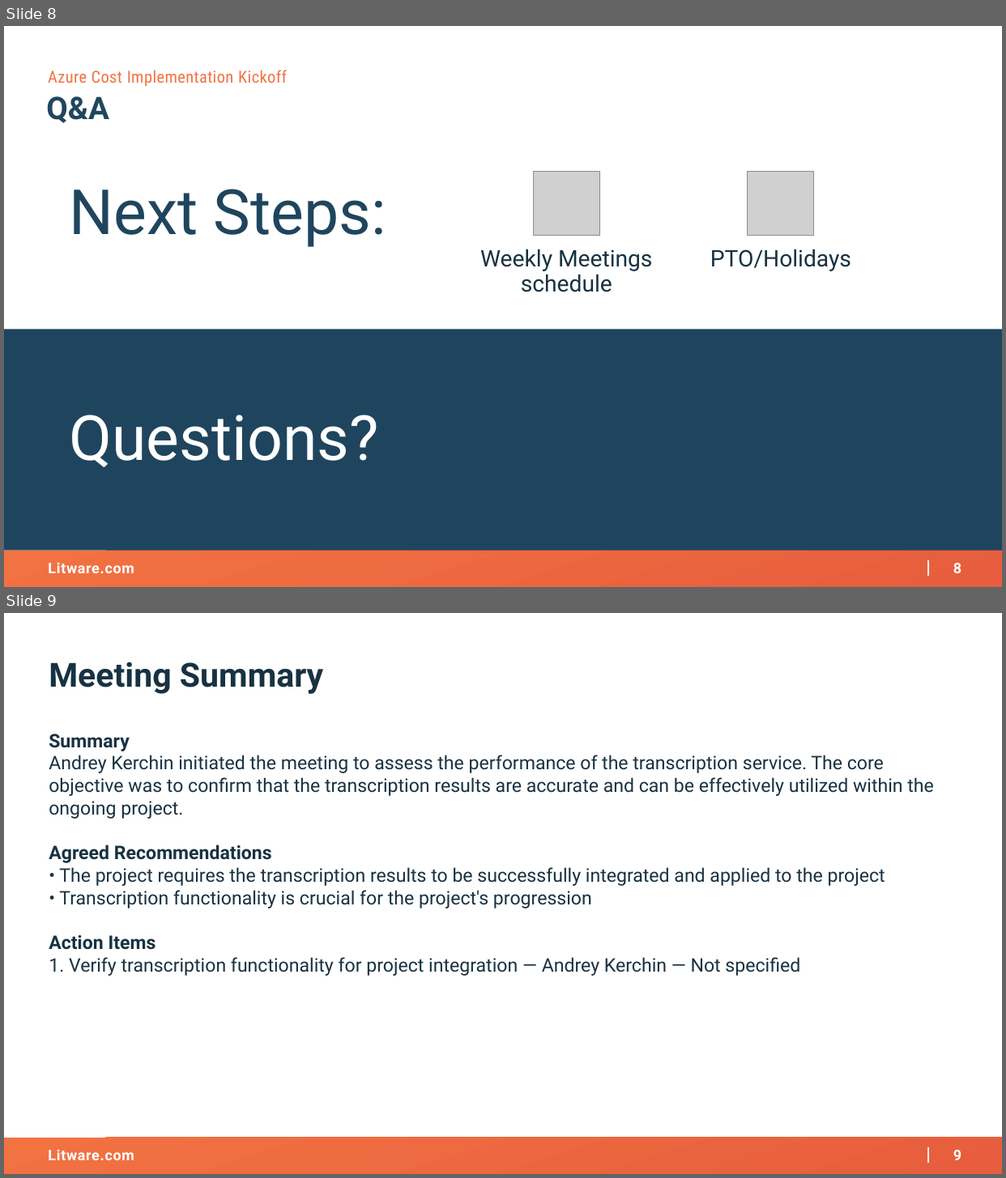
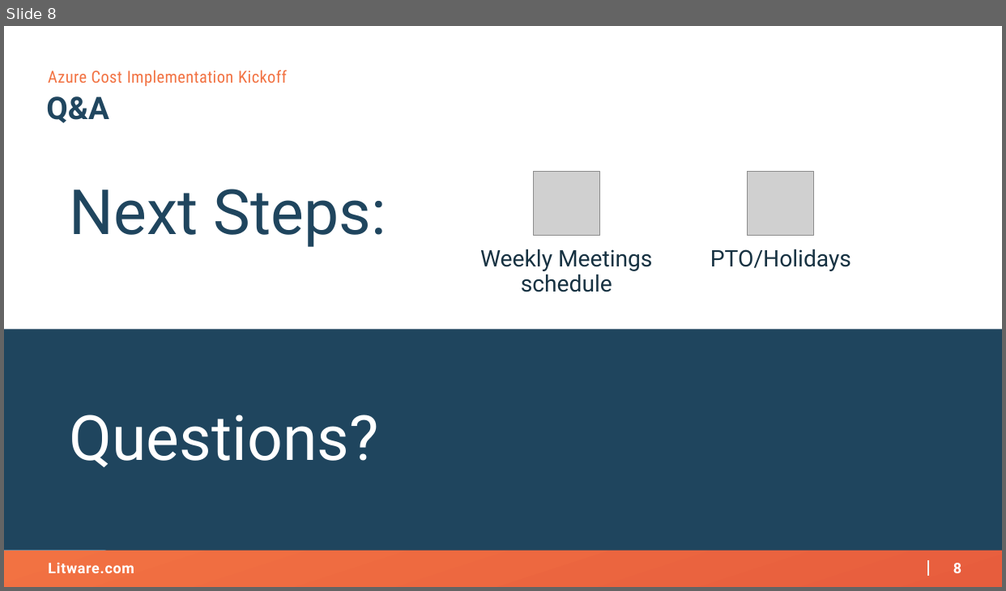
Before and after one commit to AKercha1/justtemporary, a slide deck: someproject/artifacts/kickoff-deck.pptx. Shown one above the other, each under a label of ours: slides 8 and 9 before the commit, slide 8 after it. The pictures are 1006x1178 and 1006x591 pixels, drawn with LibreOffice and Linux fonts; fonts in the diff are those of the drawing; grey boxes stand for pictures; background and template pictures are left out. Boxes give left, top, right and bottom in pixels: in the first picture for what was removed or moved away, otherwise in the second. Text is boxed around its words. In the diff, an @@ line names an element or a change of style, - is before the commit and + after.

```diff
--- a/someproject/artifacts/kickoff-deck.pptx
+++ b/someproject/artifacts/kickoff-deck.pptx
@@ slide 9 removed at (4, 613, 1002, 1174), background #FFFFFF; not listed: 4 template elements that a slide beside it also shows @@
@@ text removed at (49, 662, 323, 694) @@
-Meeting Summary
@@ text removed at (49, 734, 934, 976) @@
-Summary
-Andrey Kerchin initiated the meeting to assess the performance of the transcription service. The core objective was to confirm that the transcription results are accurate and can be effectively utilized within the ongoing project.
-Agreed Recommendations
-• The project requires the transcription results to be successfully integrated and applied to the project
-• Transcription functionality is crucial for the project's progression
-Action Items
-1. Verify transcription functionality for project integration — Andrey Kerchin — Not specified
```
Also in this commit, not shown: 1 slide added.
